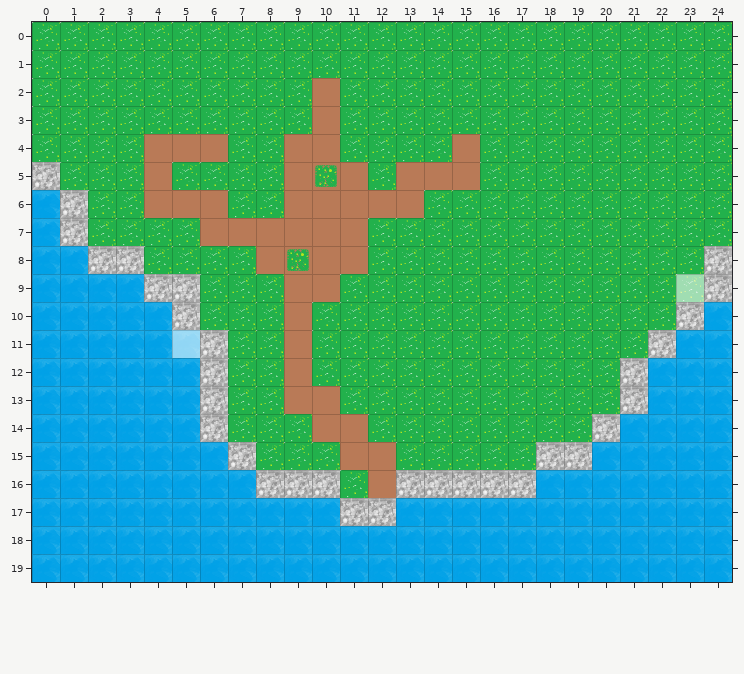
Tiled map, stored at Pictures/tiledstuff1.tmx. Above is the file before it was changed.
Cells are 32x32 px. Shown: x 0..24, y 0..19.
Once edited:
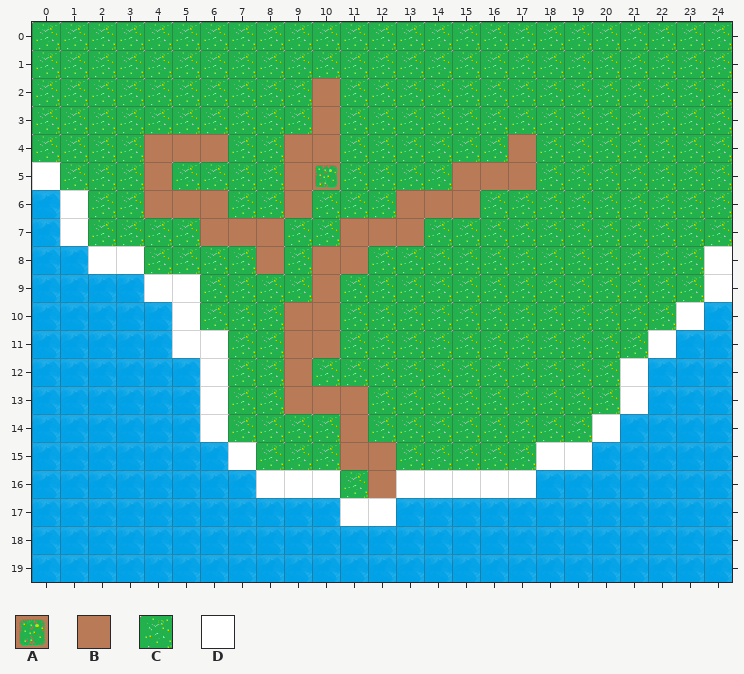
Key: from "Tiles": A 0, B 2, C 4, D 6.
_ is an empty cell.
Tiles replaced or removed in this view: A, B, C, D.
From old to new:
Changed rows in their new state; . is an unchanged cell.
layer "Collision layer" opacity 57% -> 100%
Layer "Tile Layer 1":
first column x 9:
 4 ......C.B
 5 ..C.CC.BB
 6 .CCC.BB..
 7 CC.BB....
 8 C........
 9 C........
10 .B.......
11 .B.......
13 ..B......
14 .C.......
Layer "Collision layer":
first column x 23:
 9 _
